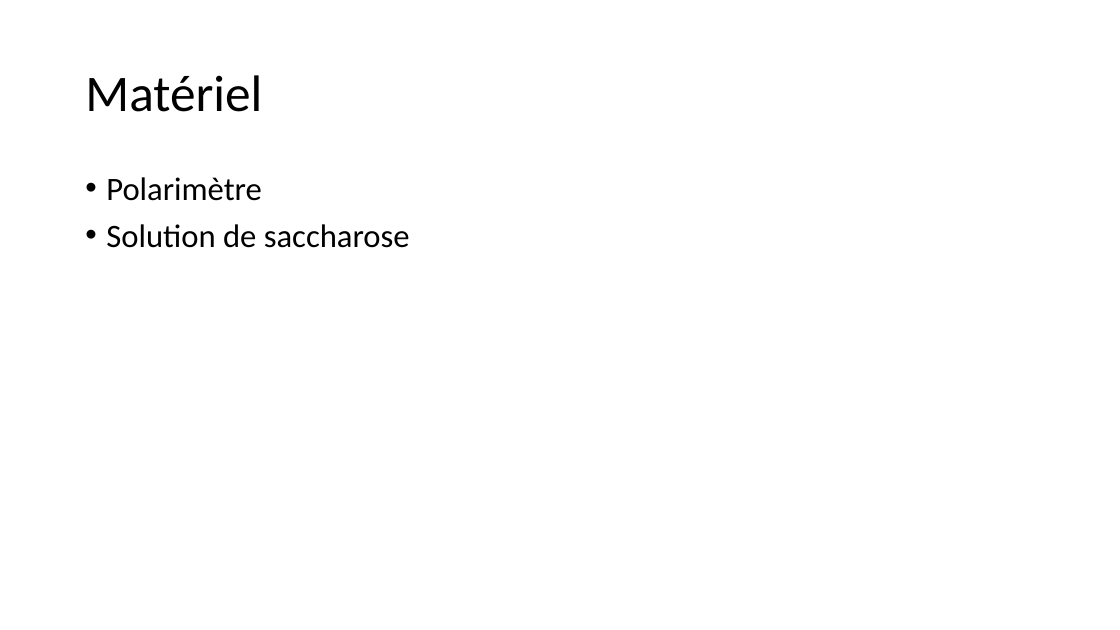
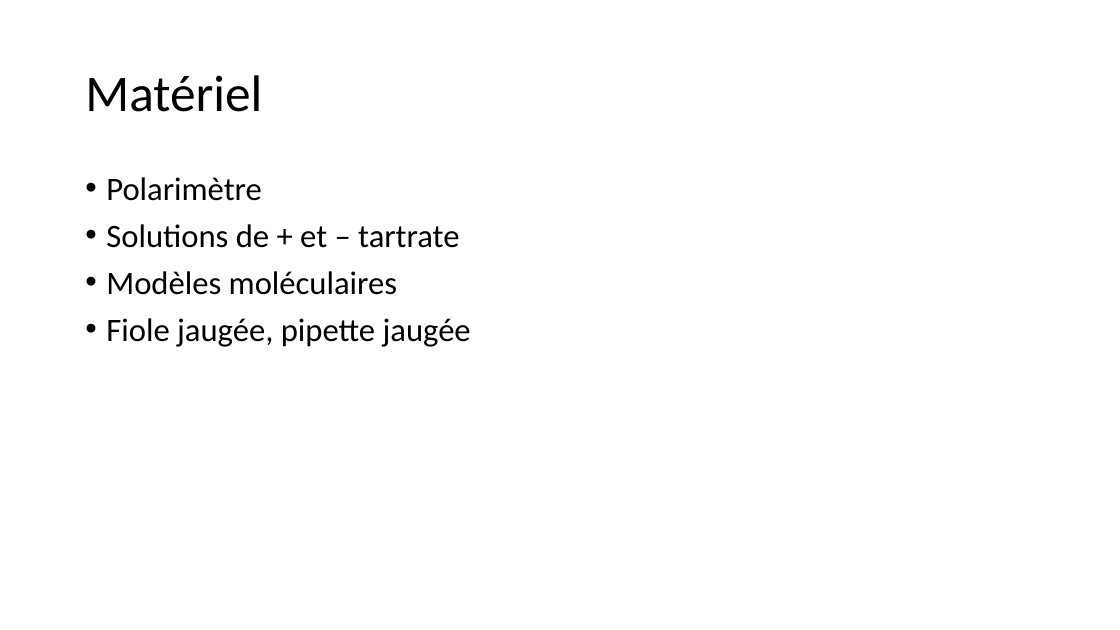
Before and after one commit to VBremaud/VBremaud.github.io, a slide deck: slide 19 of assets/pptx/LC03.pptx (slide 2 before the commit). Drawn at 1120x630 pixels with LibreOffice and Linux fonts; fonts in the diff are those of the drawing. Boxes give left, top, right and bottom in pixels: in the first picture for what was removed or moved away, otherwise in the second. Text is boxed around its words. In the diff, an @@ line names an element or a change of style, - is before the commit and + after.

```diff
--- a/assets/pptx/LC03.pptx
+++ b/assets/pptx/LC03.pptx
@@ text at box(106, 224, 471, 347): text changed @@
-• Solution de saccharose
+• Solutions de + et – tartrate
+• Modèles moléculaires
+• Fiole jaugée, pipette jaugée
```
